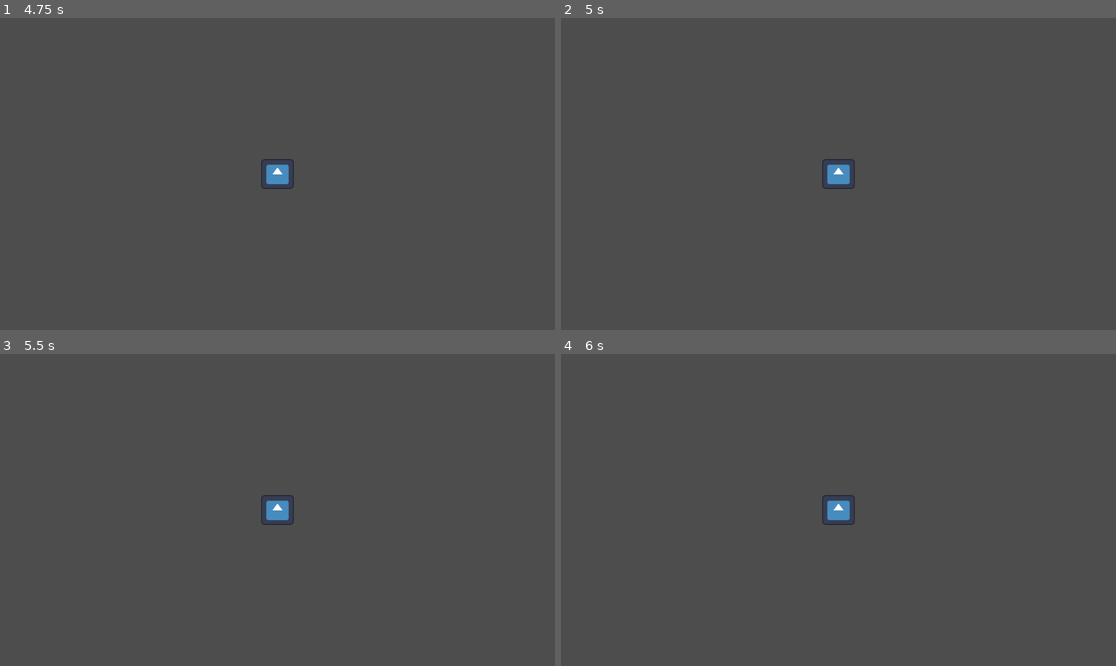
Above: before the commit, frames 1-4 (two rows, left to right).
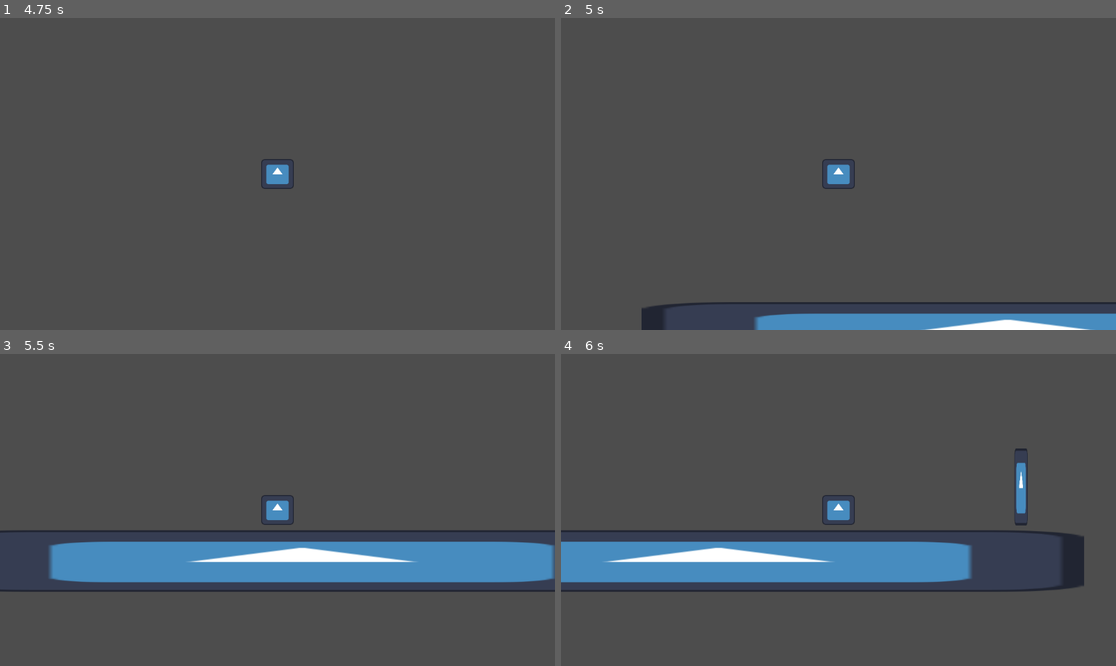
Above: after the commit, the same moments.

Repository: Brian0706/GDDC_Example_Game
Game: Godot game, scene res://Scenes/main.tscn
Two runs of this game, one before a commit and one after it. Both use one fixed random seed, a clock stepped at 60 frames per second and the inputs below. The engine's default icon, where the game draws it, is replaced by a stand-in: a white triangle on a blue panel in a dark square.
Inputs:
- Up to frame 1 (4.75 s): hold D (right) 0.53-2.03 s; tap Space (jump) at 0.77, 1.52, 3.02, 3.77, 4.52 s; hold A (left) 2.03-4.28 s; hold D (right) from 4.28 s (still down)
- Up to frame 2 (5 s): keep holding D (right)
- Up to frame 3 (5.5 s): keep holding D (right)
- Up to frame 4 (6 s): keep holding D (right)

Frame 1 is identical in both runs. In frame 2, 4.4% of the frame differs, in the area x 14-100%, y 91-100%; in frame 3, 13%, in the area x 0-100%, y 56-77%; in frame 4, 12%.

Commit message:
Killbox when player falls off the map made

Diff:
--- /dev/null
+++ b/new-game-project/Code/death_box.gd
@@ -0,0 +1,9 @@
+extends Area2D
+
+func reset():
+	get_tree().reload_current_scene()
+
+func _on_body_entered(body: Node2D) -> void:
+	if (body.name == "Player"):
+		print("defeat")
+		call_deferred("reset")
--- /dev/null
+++ b/new-game-project/Scenes/death_box.tscn
@@ -0,0 +1,15 @@
+[gd_scene load_steps=3 format=3 uid="uid://ber431k58enqq"]
+
+[ext_resource type="Script" uid="uid://d0duy7ofa1jn2" path="res://Code/death_box.gd" id="1_fp4rr"]
+
+[sub_resource type="RectangleShape2D" id="RectangleShape2D_8gbba"]
+size = Vector2(3604, 138)
+
+[node name="DeathBox" type="Area2D"]
+script = ExtResource("1_fp4rr")
+
+[node name="CollisionShape2D" type="CollisionShape2D" parent="."]
+position = Vector2(-10, 59)
+shape = SubResource("RectangleShape2D_8gbba")
+
+[connection signal="body_entered" from="." to="." method="_on_body_entered"]
--- a/new-game-project/Scenes/main.tscn
+++ b/new-game-project/Scenes/main.tscn
@@ -1,8 +1,9 @@
-[gd_scene load_steps=5 format=3 uid="uid://c54nfbrhwnhd"]
+[gd_scene load_steps=6 format=3 uid="uid://c54nfbrhwnhd"]
 
 [ext_resource type="PackedScene" uid="uid://3ulyxrycujua" path="res://Scenes/player.tscn" id="1_jjgbg"]
 [ext_resource type="Texture2D" uid="uid://drvve0lxeref3" path="res://Art/icon.svg" id="2_bo1nx"]
 [ext_resource type="PackedScene" uid="uid://8v337s561s3d" path="res://Scenes/victory.tscn" id="3_8gbba"]
+[ext_resource type="PackedScene" uid="uid://ber431k58enqq" path="res://Scenes/death_box.tscn" id="4_jjvhh"]
 
 [sub_resource type="RectangleShape2D" id="RectangleShape2D_bo1nx"]
 size = Vector2(128.421, 148)
@@ -24,3 +25,6 @@
 
 [node name="Victory" parent="." instance=ExtResource("3_8gbba")]
 position = Vector2(1209, 245)
+
+[node name="DeathBox" parent="." instance=ExtResource("4_jjvhh")]
+position = Vector2(615, 718)
Not shown, added: new-game-project/Code/death_box.gd.uid
